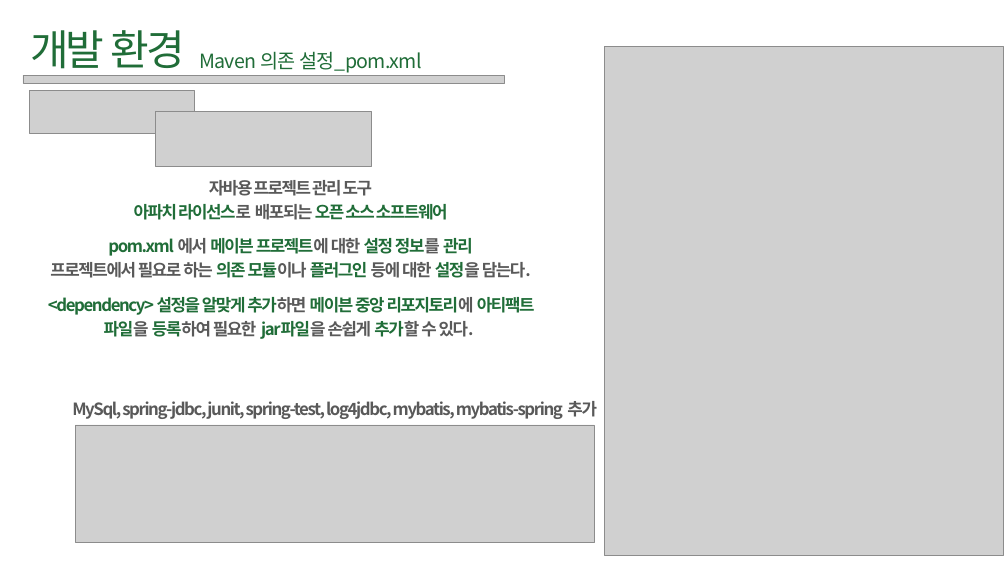
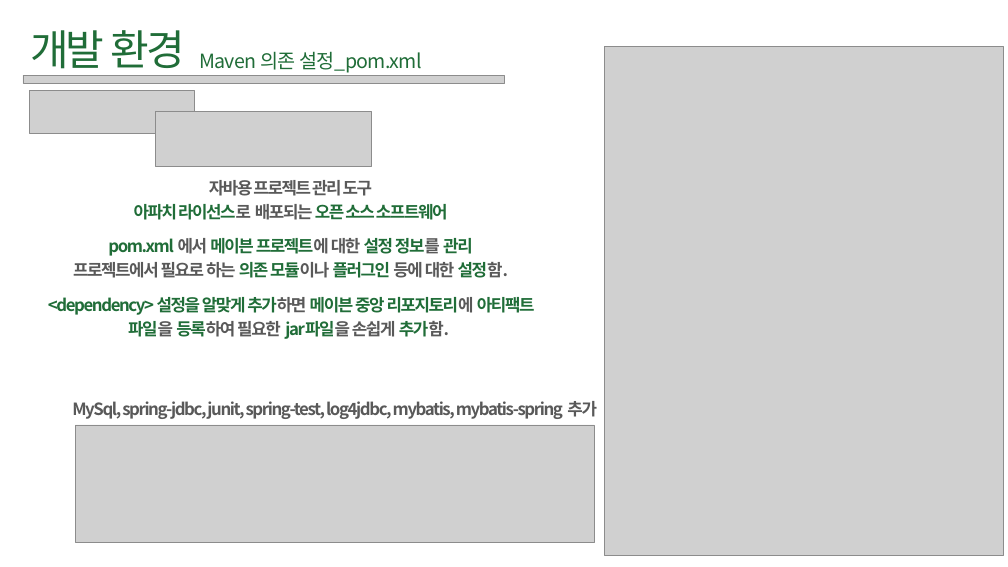
Before and after one commit to hanYijin/portfolio_2021, a slide deck: slide 6 of smartFarm.pptx. Drawn at 1008x567 pixels with LibreOffice and Linux fonts; fonts in the diff are those of the drawing; grey boxes stand for pictures. Boxes give left, top, right and bottom in pixels: in the first picture for what was removed or moved away, otherwise in the second. Text is boxed around its words. In the diff, an @@ line names an element or a change of style, - is before the commit and + after.

```diff
--- a/smartFarm.pptx
+++ b/smartFarm.pptx
@@ text at (x1=48, y1=262, x2=535, y2=339): text changed @@
-프로젝트에서 필요로 하는 의존 모듈이나 플러그인 등에 대한 설정을 담는다.
-<dependency> 설정을 알맞게 추가하면 메이븐 중앙 리포지토리에 아티팩트 파일을 등록하여 필요한 jar파일을 손쉽게 추가할 수 있다.
+프로젝트에서 필요로 하는 의존 모듈이나 플러그인 등에 대한 설정함.
+<dependency> 설정을 알맞게 추가하면 메이븐 중앙 리포지토리에 아티팩트 파일을 등록하여 필요한 jar파일을 손쉽게 추가함.
```
Also in this commit, not shown: 7 other slides changed, 12 other files.
